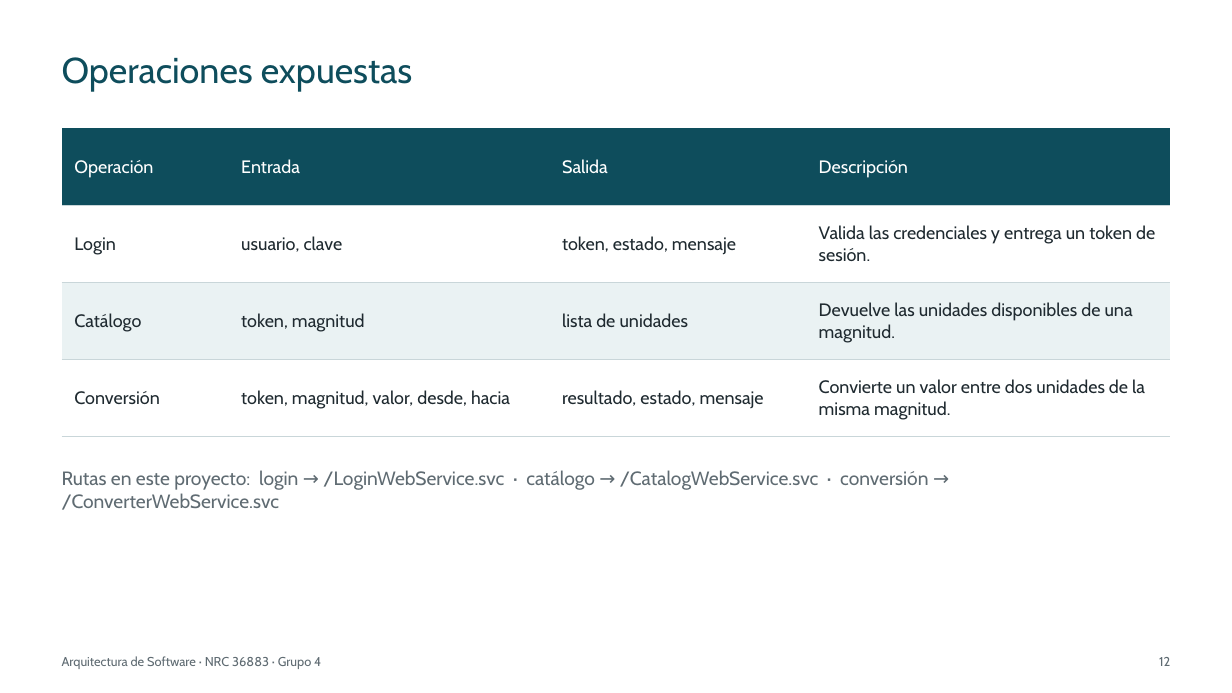
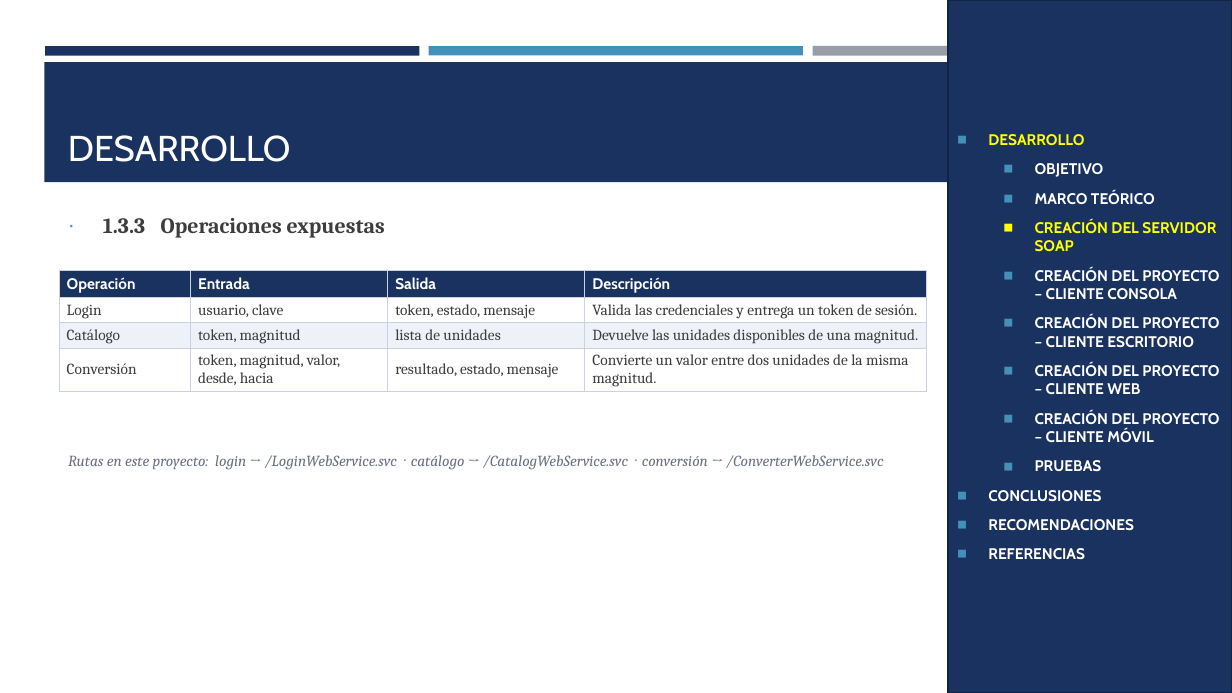
Before and after one commit to IMarcusDev/TI.1.2.-PAO202651_SOAP_DOTNET_SINBDD_NRC_36883_GR04, a slide deck: slide 10 of 05. DOCUMENTACION/PRESENTACION TI.1.2. SOAP sin BDD en DOTNET GR4.pptx (slide 12 before the commit). Drawn at 1232x693 pixels with LibreOffice and Linux fonts; fonts in the diff are those of the drawing. Boxes give left, top, right and bottom in pixels: in the first picture for what was removed or moved away, otherwise in the second. Text is boxed around its words. In the diff, an @@ line names an element or a change of style, - is before the commit and + after.

```diff
--- a/05. DOCUMENTACION/PRESENTACION TI.1.2. SOAP sin BDD en DOTNET GR4.pptx
+++ b/05. DOCUMENTACION/PRESENTACION TI.1.2. SOAP sin BDD en DOTNET GR4.pptx
@@ rectangle added at <box>948,0,1232,693</box>, fill #1A3260, outline #122446 1.75 pt, 12 pt, text #FFFFFF, bold @@
+◼ DESARROLLO
+  ◼ OBJETIVO
+  ◼ MARCO TEÓRICO
+  ◼ CREACIÓN DEL SERVIDOR SOAP
+  ◼ CREACIÓN DEL PROYECTO – CLIENTE CONSOLA
+  ◼ CREACIÓN DEL PROYECTO – CLIENTE ESCRITORIO
+  ◼ CREACIÓN DEL PROYECTO – CLIENTE WEB
+  ◼ CREACIÓN DEL PROYECTO – CLIENTE MÓVIL
+  ◼ PRUEBAS
+◼ CONCLUSIONES
+◼ RECOMENDACIONES
+◼ REFERENCIAS
@@ rectangle added at <box>45,46,420,55</box>, fill #1A3260 @@
@@ title removed at <box>62,57,412,92</box> @@
-Operaciones expuestas
@@ rectangle added at <box>429,46,803,55</box>, fill #4590B8 @@
@@ rectangle added at <box>812,46,1187,56</box>, fill #969FA7 @@
@@ rectangle added at <box>44,62,1188,182</box>, fill #1A3260 @@
@@ title added at <box>68,135,291,162</box>, 28 pt, text #FFFFFF @@
+DESARROLLO
@@ text added at <box>103,218,385,238</box>, 17 pt, text #3D3D3D, bold @@
+∙ 1.3.3 Operaciones expuestas
@@ table at <box>59,271,926,391</box> @@
@@ fill #0E4D5C to #1A3260 in row 1 @@
@@ fill #EAF2F3 to #EEF2F8 in row 3 @@
@@ size 14 to 12 pt @@
@@ bold on in "Operación", "Entrada", "Salida", "Descripción" @@
@@ font Cabin to Cambria, text colour #1F2A30 to #3D3D3D in "Login", "usuario, clave", "token, estado, mensaje", "Valida las credenciales y entrega un token ..." and 8 more places @@
@@ borders changed @@
@@ table: place and size @@
-table at <box>62,128,1171,436</box>
+table at <box>59,271,926,391</box>
@@ text "Rutas en este proyecto: login ...": place and size @@
-text "Rutas en este proyecto: login ..." at <box>62,470,928,510</box>
+text "Rutas en este proyecto: login ..." at <box>68,455,884,470</box>
@@ text "Rutas en este proyecto: login ..." at <box>68,455,884,470</box>: size 15 to 12 pt, font Cabin to Cambria, text colour #5F6B72 to #6B7280, italic on @@
@@ text removed at <box>62,656,321,669</box> @@
-Arquitectura de Software · NRC 36883 · Grupo 4
@@ page number removed at <box>1159,657,1170,666</box> @@
-12
```
Also in this commit, not shown: 22 other slides changed, 7 slides added, 15 slides removed.
